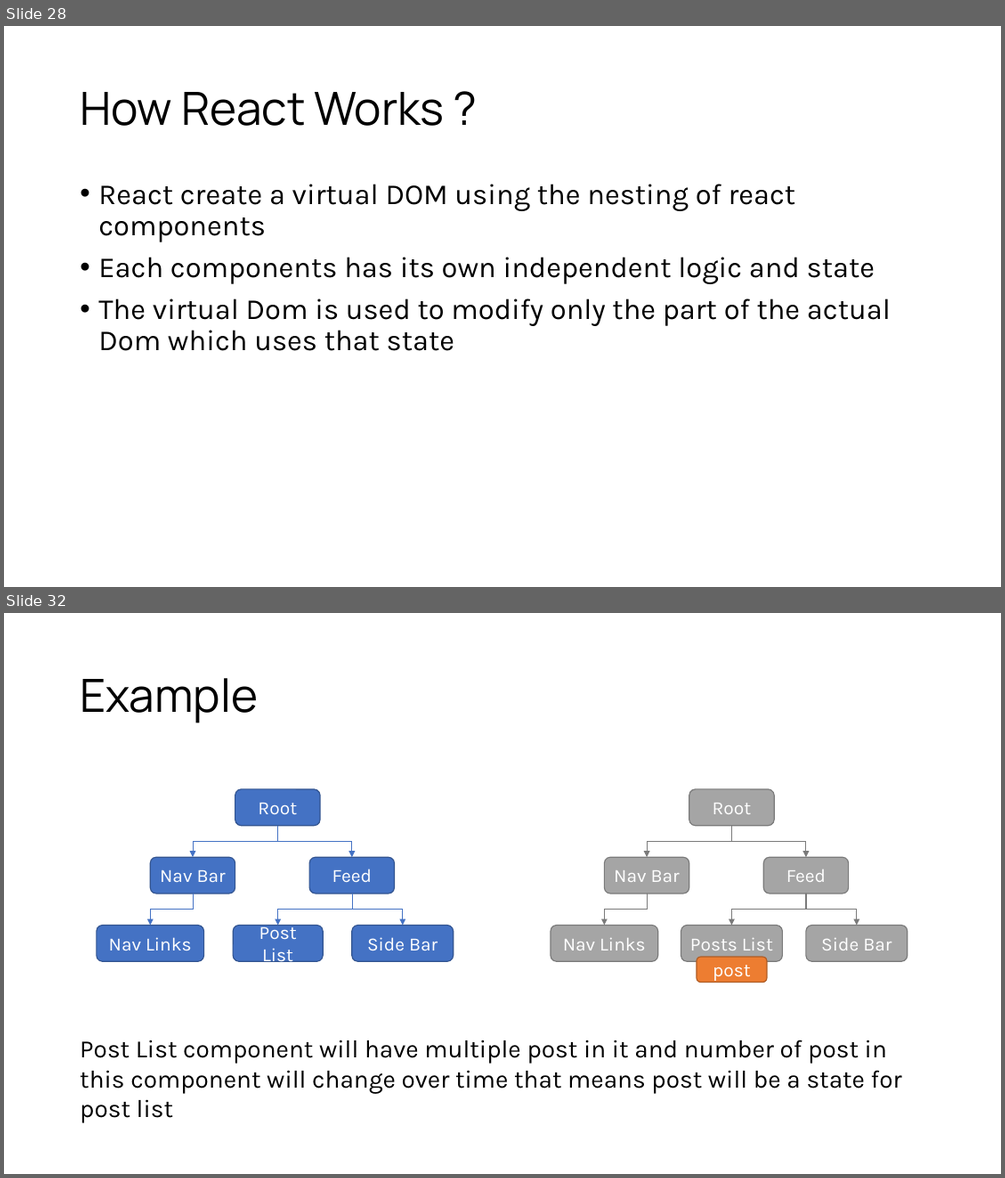
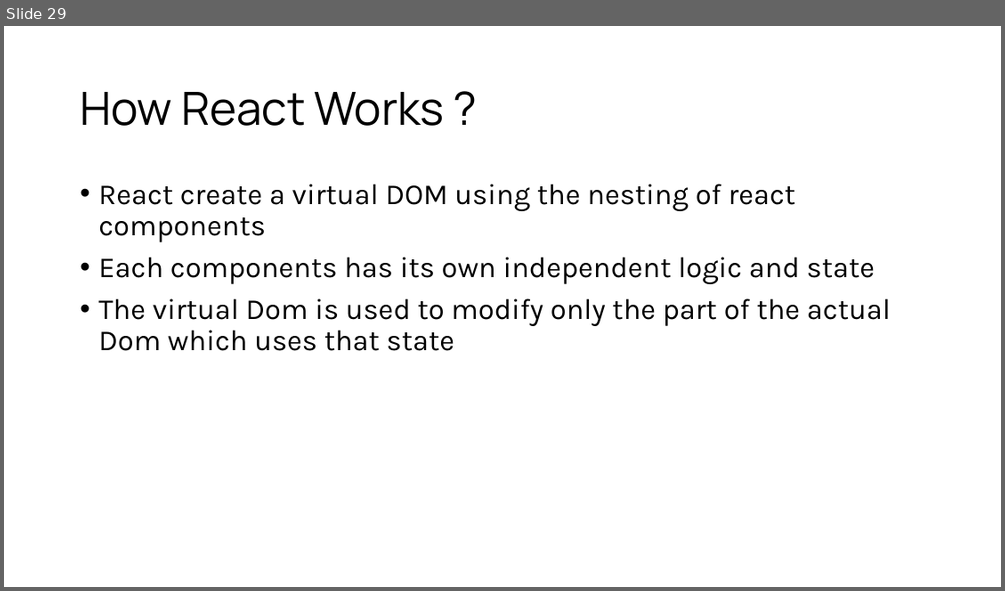
Before and after one commit to d33kshant/webdev-workshop, a slide deck: resources/workshop-presentation.pptx. Shown one above the other, each under a label of ours: slides 28 and 32 before the commit, slide 29 after it; the slides between them are not shown. The pictures are 1005x1178 and 1005x591 pixels, drawn with LibreOffice and Linux fonts; fonts in the diff are those of the drawing. Boxes give left, top, right and bottom in pixels: in the first picture for what was removed or moved away, otherwise in the second. Text is boxed around its words. In the diff, an @@ line names an element or a change of style, - is before the commit and + after.

```diff
--- a/resources/workshop-presentation.pptx
+++ b/resources/workshop-presentation.pptx
@@ slide 32 removed at bbox=[4, 613, 1001, 1174], background #FFFFFF @@
@@ title removed at bbox=[80, 678, 258, 723] @@
-Example
@@ rounded rectangle removed at bbox=[235, 789, 320, 826] @@
-Root
@@ rounded rectangle removed at bbox=[689, 789, 774, 826] @@
-Root
@@ elbow arrow removed from (278, 826) to (193, 857) @@
@@ elbow arrow removed from (278, 826) to (352, 857) @@
@@ elbow arrow removed from (732, 826) to (647, 857) @@
@@ elbow arrow removed from (732, 826) to (807, 857) @@
@@ rounded rectangle removed at bbox=[151, 857, 235, 893] @@
-Nav Bar
@@ rounded rectangle removed at bbox=[309, 857, 395, 893] @@
-Feed
@@ rounded rectangle removed at bbox=[605, 857, 689, 893] @@
-Nav Bar
@@ rounded rectangle removed at bbox=[764, 857, 849, 893] @@
-Feed
@@ elbow arrow removed from (193, 893) to (151, 925) @@
@@ elbow arrow removed from (352, 893) to (278, 925) @@
@@ elbow arrow removed from (352, 893) to (403, 925) @@
@@ elbow arrow removed from (647, 893) to (605, 925) @@
@@ elbow arrow removed from (807, 893) to (732, 925) @@
@@ elbow arrow removed from (807, 893) to (857, 925) @@
@@ rounded rectangle removed at bbox=[97, 925, 204, 962] @@
-Nav Links
@@ rounded rectangle removed at bbox=[233, 925, 323, 962] @@
-Post List
@@ rounded rectangle removed at bbox=[352, 925, 453, 962] @@
-Side Bar
@@ rounded rectangle removed at bbox=[550, 925, 658, 962] @@
-Nav Links
@@ rounded rectangle removed at bbox=[680, 925, 783, 962] @@
-Posts List
@@ rounded rectangle removed at bbox=[807, 925, 908, 962] @@
-Side Bar
@@ rounded rectangle removed at bbox=[696, 957, 767, 982] @@
-post
@@ text removed at bbox=[80, 1039, 902, 1093] @@
-Post List component will have multiple post in it and number of post in this component will change over time that means post will be a state for post list
@@ what was slide 28 is now slide 29 @@
```
Also in this commit, not shown: 5 slides changed, 5 slides added, 1 other slide removed.
